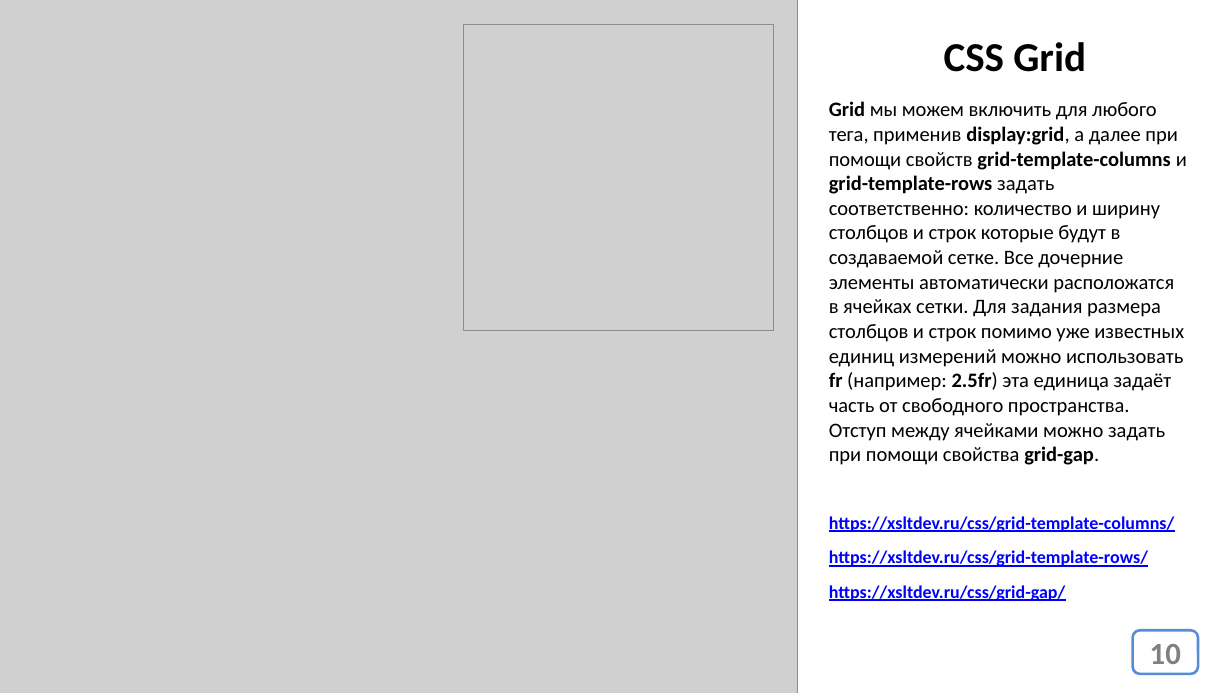
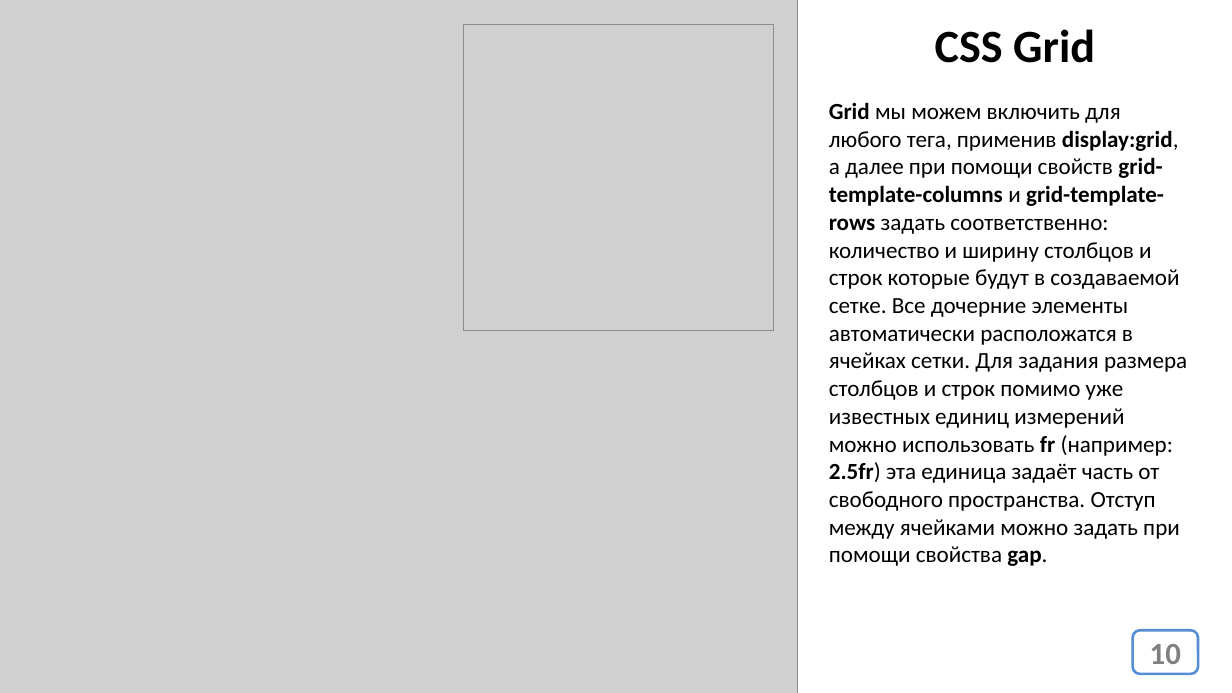
Before and after one commit to web44-ortdnipro/lesson11, a slide deck: slide 10 of lesson11.pptx. Drawn at 1232x693 pixels with LibreOffice and Linux fonts; fonts in the diff are those of the drawing; grey boxes stand for pictures. Boxes give left, top, right and bottom in pixels: in the first picture for what was removed or moved away, otherwise in the second. Text is boxed around its words. In the diff, an @@ line names an element or a change of style, - is before the commit and + after.

```diff
--- a/lesson11.pptx
+++ b/lesson11.pptx
@@ text "CSS Grid": place and size @@
-text "CSS Grid" at [944,42,1086,72]
+text "CSS Grid" at [935,29,1095,63]
@@ text "CSS Grid" at [935,29,1095,63]: size 32 to 36 pt @@
@@ text at [829,102,1187,566]: text changed; size 16 to 18 pt @@
-Grid мы можем включить для любого тега, применив display:grid, а далее при помощи свойств grid-template-columns и grid-template-rows задать соответственно: количество и ширину столбцов и строк которые будут в создаваемой сетке. Все дочерние элементы автоматически расположатся в ячейках сетки. Для задания размера столбцов и строк помимо уже известных единиц измерений можно использовать fr (например: 2.5fr) эта единица задаёт часть от свободного пространства. Отступ между ячейками можно задать при помощи свойства grid-gap.
+Grid мы можем включить для любого тега, применив display:grid, а далее при помощи свойств grid-template-columns и grid-template-rows задать соответственно: количество и ширину столбцов и строк которые будут в создаваемой сетке. Все дочерние элементы автоматически расположатся в ячейках сетки. Для задания размера столбцов и строк помимо уже известных единиц измерений можно использовать fr (например: 2.5fr) эта единица задаёт часть от свободного пространства. Отступ между ячейками можно задать при помощи свойства gap.
@@ text removed at [829,516,1175,532] @@
-https://xsltdev.ru/css/grid-template-columns/
@@ text removed at [829,550,1148,567] @@
-https://xsltdev.ru/css/grid-template-rows/
@@ text removed at [829,585,1065,601] @@
-https://xsltdev.ru/css/grid-gap/
```
Also in this commit, not shown: 2 other slides changed, 1 slide added, 1 other file.
